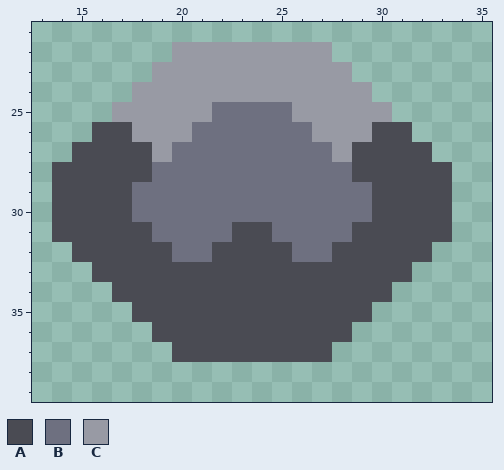
Pixel-art sprite: assets/sprites/units/weapons/remnant-weapon.png. The first picture shows the starting point.
The file is 48x48 pixels. Shown: x 13..35, y 21..39.
Palette (. is transparent): A #4a4b53  B #6e7080  C #989aa4
Pixels before, first column x 14:
22 ......CCCCCCCC......
23 .....CCCCCCCCCC.....
24 ....CCCCCCCCCCCC....
25 ...CCCCCBBBBCCCCC...
26 ..AACCCBBBBBBCCCAA..
27 .AAAACBBBBBBBBCAAAA.
28 AAAAABBBBBBBBBBAAAAA
29 AAAABBBBBBBBBBBBAAAA
30 AAAABBBBBBBBBBBBAAAA
31 AAAAABBBBAABBBBAAAAA
32 .AAAAABBAAAABBAAAAA.
33 ..AAAAAAAAAAAAAAAA..
34 ...AAAAAAAAAAAAAA...
35 ....AAAAAAAAAAAA....
36 .....AAAAAAAAAA.....
37 ......AAAAAAAA......
Once edited:
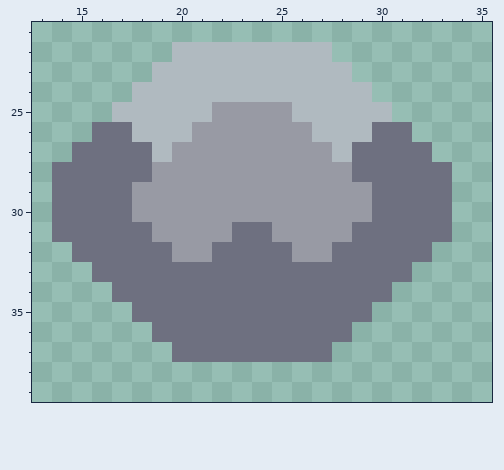
Changes in this commit:
colour A: #4a4b53 -> #6e7080
colour B: #6e7080 -> #989aa4
colour C: #989aa4 -> #b0bac0
Boxes around the changes in both pictures, in picture pixels (x1, y1, x2, y2):
changed: (52, 42, 452, 362)
